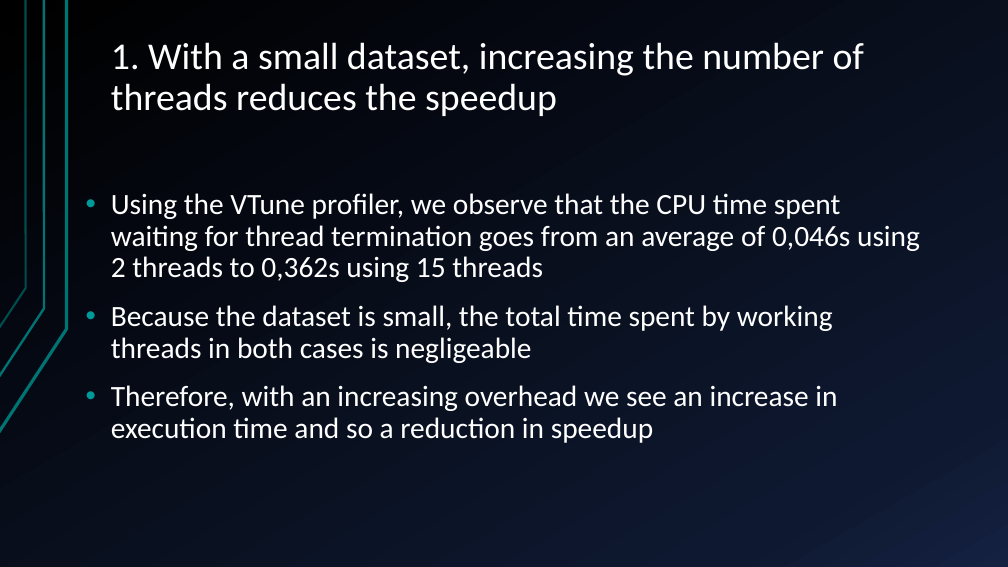
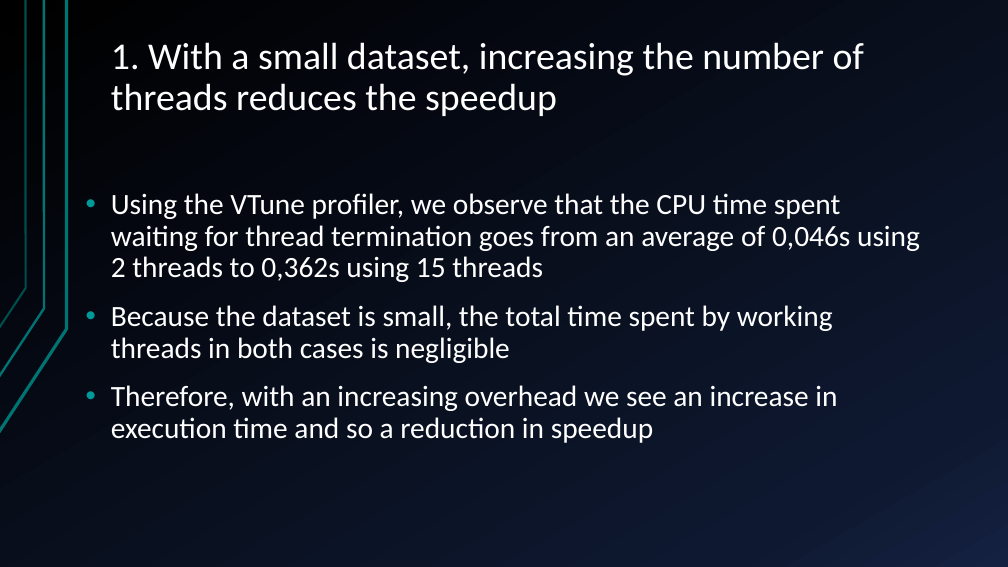
Before and after one commit to glmquint/K-Means-local, a slide deck: slide 8 of documentazione/presentazione.pptx. Drawn at 1008x567 pixels with LibreOffice and Linux fonts; fonts in the diff are those of the drawing. Boxes give left, top, right and bottom in pixels: in the first picture for what was removed or moved away, otherwise in the second. Text is boxed around its words. In the diff, an @@ line names an element or a change of style, - is before the commit and + after.

```diff
--- a/documentazione/presentazione.pptx
+++ b/documentazione/presentazione.pptx
@@ text at (111, 305, 833, 363): text changed @@
-• Because the dataset is small, the total time spent by working threads in both cases is negligeable
+• Because the dataset is small, the total time spent by working threads in both cases is negligible
```
Also in this commit, not shown: 8 other slides changed.
